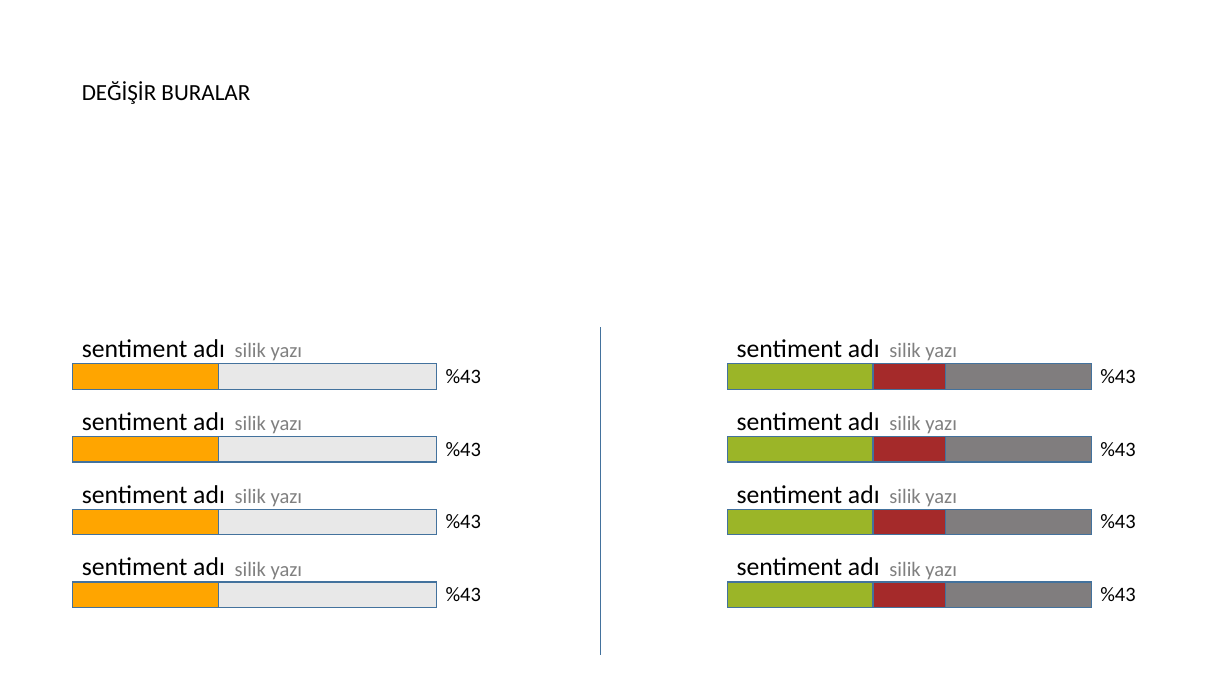
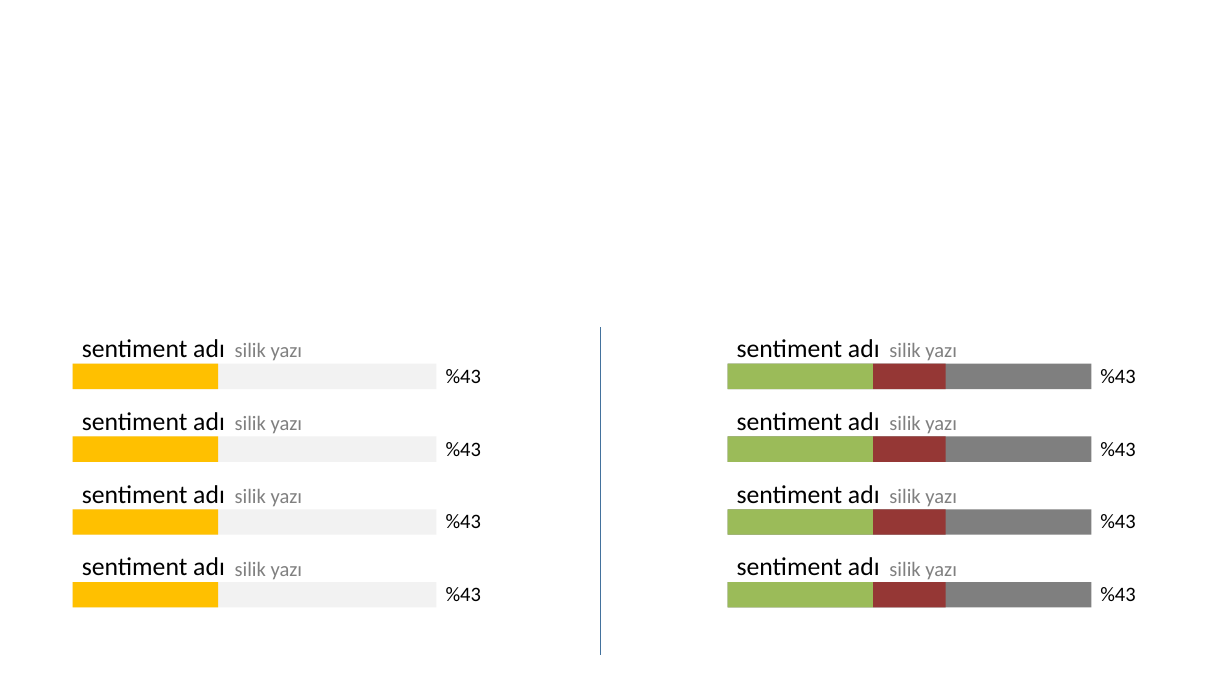
Before and after one commit to cagrimate/gembox-presentation, a slide deck: slide 5 of gemPpt/gemPpt/Created Chart.pptx. Drawn at 1232x693 pixels with LibreOffice and Linux fonts; fonts in the diff are those of the drawing. Boxes give left, top, right and bottom in pixels: in the first picture for what was removed or moved away, otherwise in the second. Text is boxed around its words. In the diff, an @@ line names an element or a change of style, - is before the commit and + after.

```diff
--- a/gemPpt/gemPpt/Created Chart.pptx
+++ b/gemPpt/gemPpt/Created Chart.pptx
@@ text removed at (82,81,250,104) @@
-DEĞİŞİR BURALAR
@@ fill #E8E8E8 to #F2F2F2; outline #43739E 1 pt to none in 4 elements at (73,364,437,390), (73,436,437,462), (73,509,437,535), (73,582,437,608) @@
@@ fill #FFA500 to #FFC000; outline #43739E 1 pt to none in 4 elements at (73,364,218,390), (73,436,218,462), (73,509,218,535), (73,582,218,608) @@
@@ fill #807D7E to #7F7F7F; outline #43739E 1 pt to none in 4 elements at (727,364,1092,390), (727,436,1092,462), (727,509,1092,535), (727,582,1092,608) @@
@@ fill #9BB528 to #9BBB59; outline #43739E 1 pt to none in 4 elements at (727,364,872,390), (727,436,872,462), (727,509,872,535), (727,582,872,608) @@
@@ fill #A52A2A to #953735; outline #43739E 1 pt to none in 4 elements at (873,364,946,390), (873,436,946,462), (873,509,946,535), (873,582,946,608) @@
```
Also in this commit, not shown: 4 other slides changed, 12 other files.
